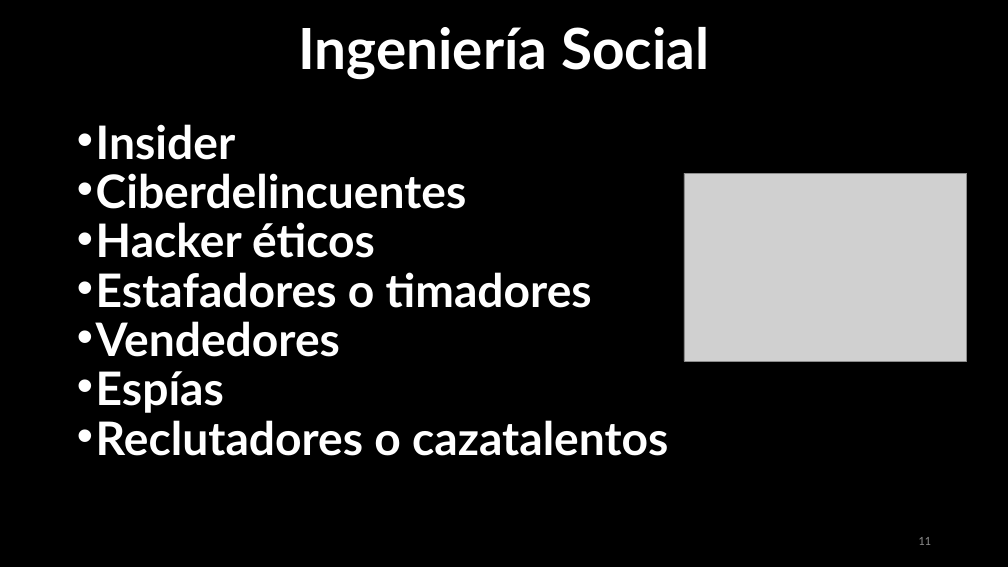
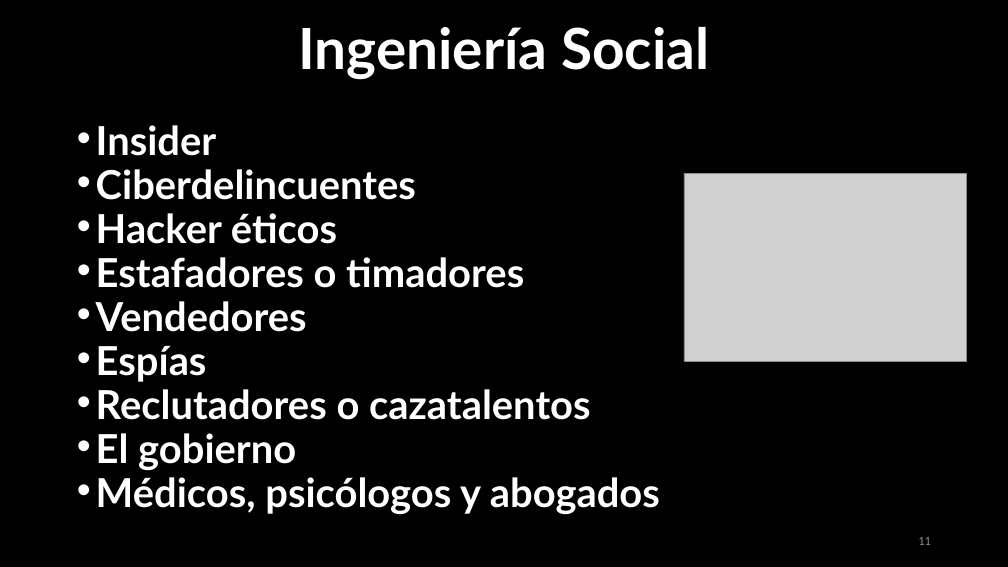
Before and after one commit to urcuqui/WhiteHat, a slide deck: slide 11 of My courses/Club Hack1ng/Social Engineering/2018-2/sesion1.pptx. Drawn at 1008x567 pixels with LibreOffice and Linux fonts; fonts in the diff are those of the drawing; grey boxes stand for pictures. Boxes give left, top, right and bottom in pixels: in the first picture for what was removed or moved away, otherwise in the second. Text is boxed around its words. In the diff, an @@ line names an element or a change of style, - is before the commit and + after.

```diff
--- a/My courses/Club Hack1ng/Social Engineering/2018-2/sesion1.pptx
+++ b/My courses/Club Hack1ng/Social Engineering/2018-2/sesion1.pptx
@@ text at (96,125,591,420): size 44 to 38 pt in "Insider", "Ciberdelincuentes", "Hacker éticos", "Estafadores o timadores" and 3 more places @@
@@ text at (96,433,660,515): paragraphs added @@
+• El gobierno
+• Médicos, psicólogos y abogados
```
Also in this commit, not shown: 2 other slides changed, 24 slides added.
